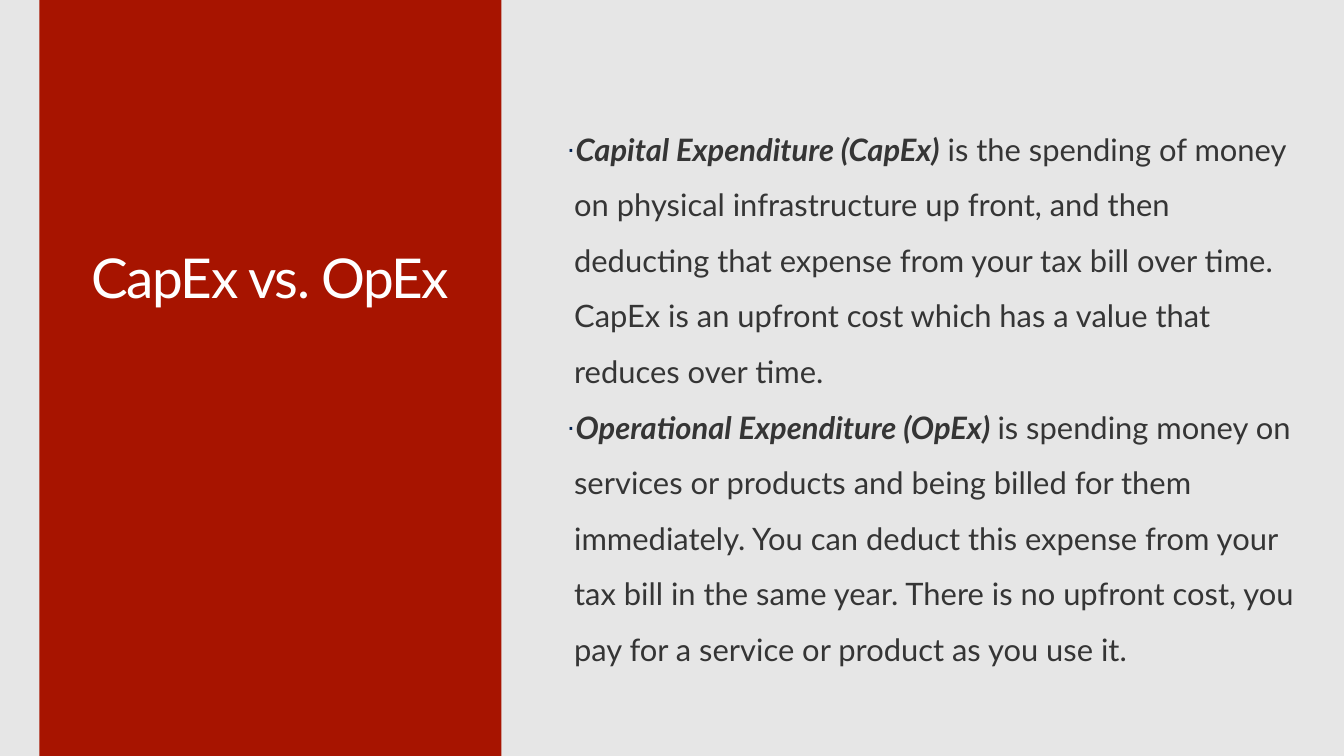
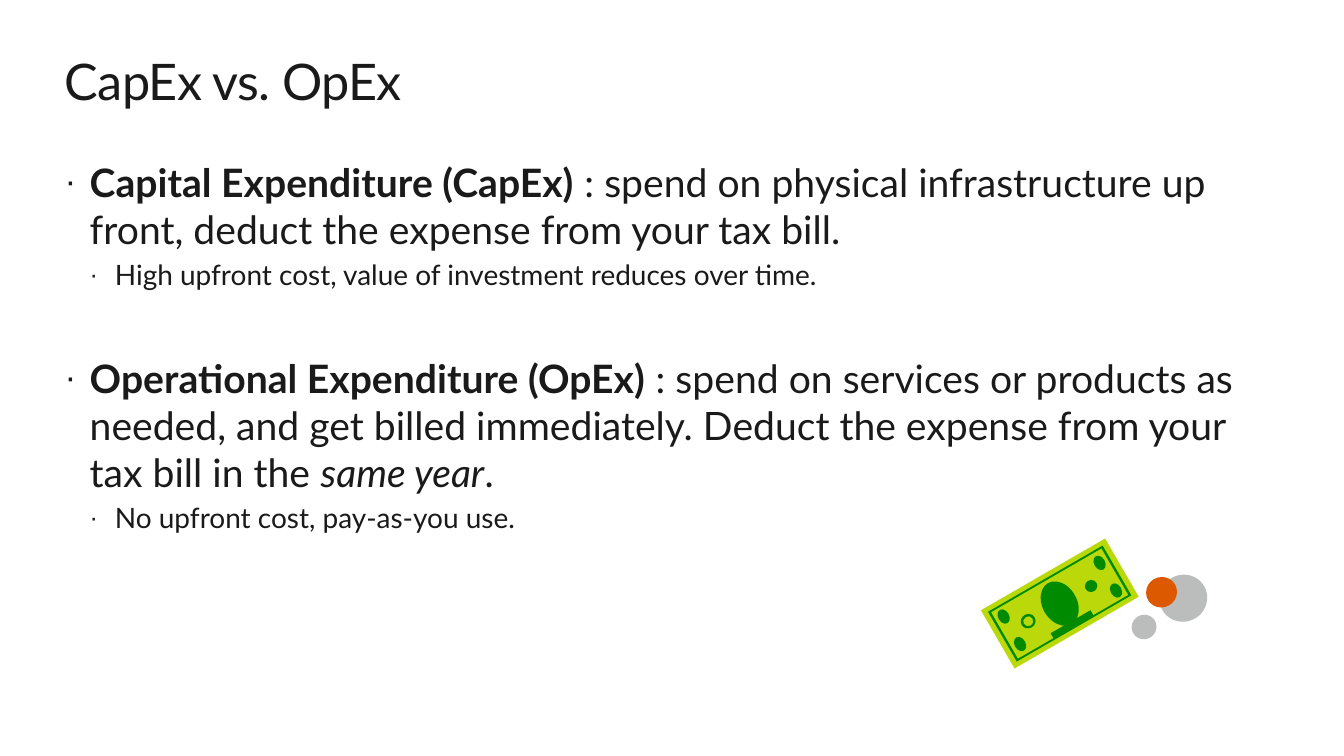
Before and after one commit to CSA-OCP-GER/azure-fundamentals-v2, a slide deck: slide 8 of 1_cloudconcepts/1_cloudconcept.pptx (slide 9 before the commit). Drawn at 1344x756 pixels with LibreOffice and Linux fonts; fonts in the diff are those of the drawing; background and template pictures are left out. Boxes give left, top, right and bottom in pixels: in the first picture for what was removed or moved away, otherwise in the second. Text is boxed around its words. In the diff, an @@ line names an element or a change of style, - is before the commit and + after.

```diff
--- a/1_cloudconcepts/1_cloudconcept.pptx
+++ b/1_cloudconcepts/1_cloudconcept.pptx
@@ background #E6E6E6 to #FFFFFF @@
@@ rectangle removed at bbox=[40, 0, 502, 756] @@
@@ title "CapEx vs. OpEx": place and size @@
-title "CapEx vs. OpEx" at bbox=[91, 258, 449, 308]
+title "CapEx vs. OpEx" at bbox=[65, 63, 402, 109]
@@ title "CapEx vs. OpEx" at bbox=[65, 63, 402, 109]: size 40 to 36.7 pt, text colour #FFFFFF to #1A1A1A, letter spacing -1 to -0.5 pt; alignment centre to left; line spacing 0.9 to 1 @@
@@ text at bbox=[90, 166, 1233, 533]: text changed; size 22.5 to 28.6 pt; text colour #353535 to #1A1A1A @@
-· Capital Expenditure (CapEx) is the spending of money on physical infrastructure up front, and then deducting that expense from your tax bill over time. CapEx is an upfront cost which has a value that reduces over time.
-· Operational Expenditure (OpEx) is spending money on services or products and being billed for them immediately. You can deduct this expense from your tax bill in the same year. There is no upfront cost, you pay for a service or product as you use it.
+· Capital Expenditure (CapEx) : spend on physical infrastructure up front, deduct the expense from your tax bill.
+  · High upfront cost, value of investment reduces over time.
+· Operational Expenditure (OpEx) : spend on services or products as needed, and get billed immediately. Deduct the expense from your tax bill in the same year.
+  · No upfront cost, pay-as-you use.
@@ group added at bbox=[981, 539, 1216, 669]: 9 ellipses, 6 freeform shapes, 2 rectangles @@
```
Also in this commit, not shown: 8 other slides changed, 1 slide added, 2 slides removed, 1 other file.
